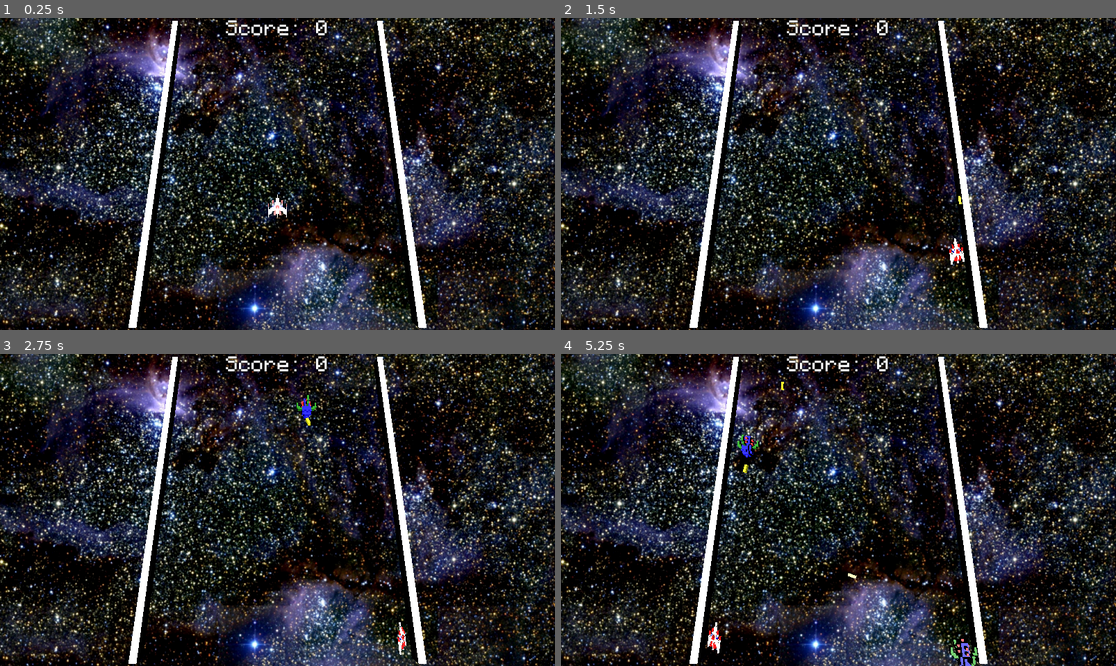
Above: before the commit, frames 1-4 (two rows, left to right).
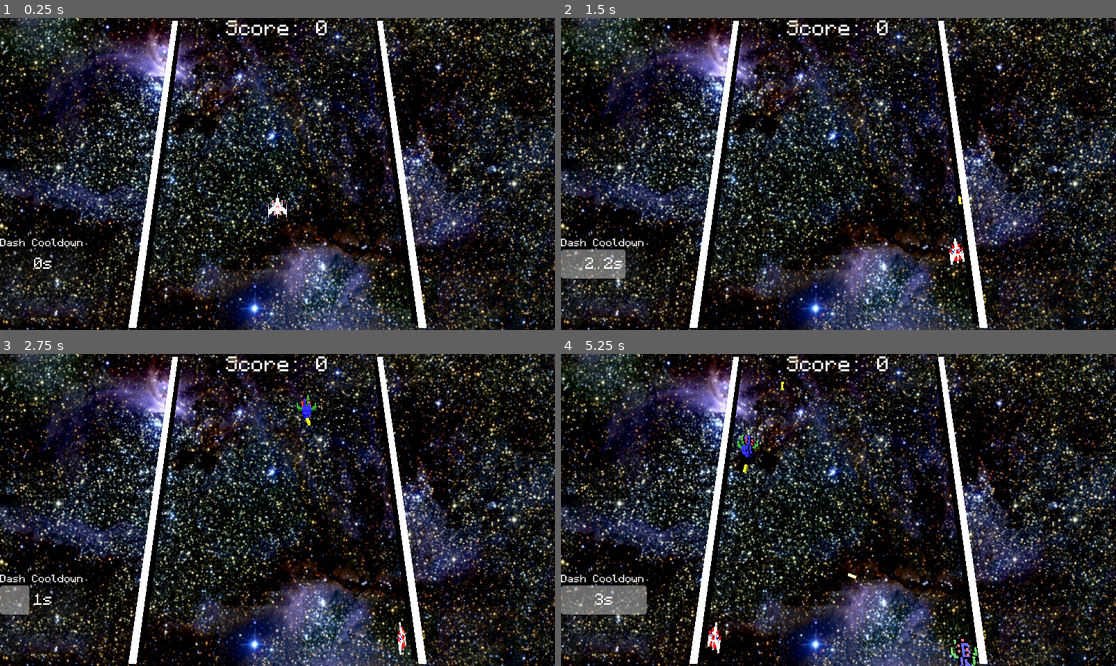
Above: after the commit, the same moments.

Repository: klayism/Galavious
Game: Godot game, scene res://Scenes/Main.tscn
The game is run twice, just before and just after one commit, with the same random seed, the same clock (stepped at 60 frames per second) and the same inputs.
Inputs:
- Up to frame 1 (0.25 s): no input
- Up to frame 2 (1.5 s): tap Enter at 0.5 s; hold D (right) 0.53-1.28 s; tap Shift (dash) at 0.6 s; hold S (down) from 1.28 s (still down); tap Space (fire) at 1.35 s
- Up to frame 3 (2.75 s): release S (down) at 2.03 s; hold D (right) from 2.03 s (still down); tap Shift (dash) at 2.1 s
- Up to frame 4 (5.25 s): release D (right) at 2.78 s; hold W (up) 2.78-3.53 s; tap Space (fire) at 2.85, 4.35 s; hold A (left) 3.53-5.03 s; tap Shift (dash) at 3.6, 5.1 s; hold S (down) from 5.03 s (still down)

The runs differ from the first frame. In frame 1, 0.3% of the frame differs, in the area x 0-16%, y 70-84%; in frame 2, 1.3%; in frame 3, 0.8%; in frame 4, 1.6%.

Commit message:
Centered more ui elements

Diff:
--- a/project/Code/Main.gd
+++ b/project/Code/Main.gd
@@ -9,7 +9,7 @@
 var enemy_instance6
 var enemycoolcount = 1
 var canShoot = true
-@onready var Game_over_visibility = $UI/Game_over_screen
+@onready var Game_over_visibility = $UI/GameOverText
 
 
 
@@ -45,7 +45,7 @@
 	if Input.is_action_just_pressed("locate"):
 		print($Player/Locator.global_position)
 	$UI/ProgressBar.value = ($Player/DashCooldown.time_left /  3)*100
-	$UI/Percentage.text = "[center]" + str(roundf(($Player/DashCooldown.time_left /  3)*30)/10) + "s"
+	$UI/ProgressBar/Percentage.text = "[center]" + str(roundf(($Player/DashCooldown.time_left /  3)*30)/10) + "s"
 	$UI/ScoreBoard.text = "[center]Score: " + str(GlobalVars.score)
 
 func _on_mob_spawn_timeout(): # there has got to be a better way to do this
@@ -245,7 +245,7 @@
 func _on_restart():
 	get_tree().call_group("ToReset","queue_free")
 	GlobalVars.enemyCount = 0
-	Game_over_visibility.visible = false
+	$UI/GameOverText.visible = false
 	fireholecount = 1
 	$Player.position = Vector3(0,0,0)
 	$MobSpawnTimer.stop()
--- a/project/Scenes/Game_over.tscn
+++ /dev/null
@@ -1,25 +0,0 @@
-[gd_scene load_steps=2 format=3 uid="uid://cqn53dkwlushq"]
-
-[ext_resource type="FontFile" uid="uid://cik3itsj706dl" path="res://Monocraft.otf" id="1_dvomg"]
-
-[node name="Control" type="Control"]
-visible = false
-layout_mode = 3
-anchors_preset = 15
-anchor_right = 1.0
-anchor_bottom = 1.0
-grow_horizontal = 2
-grow_vertical = 2
-
-[node name="RichTextLabel" type="RichTextLabel" parent="."]
-layout_mode = 1
-anchors_preset = -1
-anchor_right = 0.162
-anchor_bottom = 0.225
-offset_left = 529.0
-offset_top = 249.0
-offset_right = 1082.02
-offset_bottom = 232.2
-theme_override_fonts/normal_font = ExtResource("1_dvomg")
-theme_override_font_sizes/normal_font_size = 120
-text = "GAME OVER"
--- a/project/Scenes/Score.tscn
+++ b/project/Scenes/Score.tscn
@@ -1,8 +1,7 @@
-[gd_scene load_steps=4 format=3 uid="uid://ltxxlmstcipn"]
+[gd_scene load_steps=3 format=3 uid="uid://ltxxlmstcipn"]
 
 [ext_resource type="Script" path="res://Scenes/UI.gd" id="1_02l2s"]
 [ext_resource type="FontFile" uid="uid://cik3itsj706dl" path="res://Monocraft.otf" id="1_fu37o"]
-[ext_resource type="PackedScene" uid="uid://cqn53dkwlushq" path="res://Scenes/Game_over.tscn" id="2_1eeci"]
 
 [node name="Control" type="Control"]
 layout_mode = 3
@@ -13,58 +12,41 @@
 grow_vertical = 2
 script = ExtResource("1_02l2s")
 
-[node name="RichTextLabel2" type="RichTextLabel" parent="."]
-layout_mode = 1
-anchors_preset = -1
-anchor_left = 0.288
-anchor_right = 0.676
-anchor_bottom = 0.076
-offset_left = -551.96
-offset_top = 806.0
-offset_right = -869.384
-offset_bottom = 798.752
+[node name="ProgressBar" type="ProgressBar" parent="."]
+layout_mode = 2
+anchor_top = 0.593
+anchor_bottom = 1.0
+offset_top = 96.736
+offset_right = 180.0
+offset_bottom = -107.0
+value = 100.0
+show_percentage = false
+metadata/_edit_group_ = true
+
+[node name="Percentage" type="RichTextLabel" parent="ProgressBar"]
+texture_filter = 1
+layout_mode = 2
+offset_top = 13.0
+offset_right = 180.0
+offset_bottom = 47.0
+theme_override_fonts/normal_font = ExtResource("1_fu37o")
+theme_override_font_sizes/normal_font_size = 30
+bbcode_enabled = true
+scroll_active = false
+deselect_on_focus_loss_enabled = false
+drag_and_drop_selection_enabled = false
+
+[node name="DashCooldowntext" type="RichTextLabel" parent="ProgressBar"]
+layout_mode = 2
+offset_top = -25.0
+offset_right = 178.0
+offset_bottom = -2.0
 theme_override_fonts/normal_font = ExtResource("1_fu37o")
 theme_override_font_sizes/normal_font_size = 20
 text = "Dash Cooldown"
 fit_content = true
 scroll_active = false
 shortcut_keys_enabled = false
-
-[node name="ProgressBar" type="ProgressBar" parent="."]
-layout_mode = 0
-offset_top = 827.0
-offset_right = 182.0
-offset_bottom = 903.0
-value = 100.0
-show_percentage = false
-
-[node name="Percentage" type="RichTextLabel" parent="."]
-texture_filter = 1
-layout_mode = 0
-offset_left = 1.0
-offset_top = 842.0
-offset_right = 91.0
-offset_bottom = 865.0
-scale = Vector2(2, 2)
-theme_override_fonts/normal_font = ExtResource("1_fu37o")
-theme_override_font_sizes/normal_font_size = 20
-bbcode_enabled = true
-scroll_active = false
-deselect_on_focus_loss_enabled = false
-drag_and_drop_selection_enabled = false
-
-[node name="Game_over_screen" parent="." instance=ExtResource("2_1eeci")]
-layout_mode = 1
-
-[node name="Restart" type="Button" parent="Game_over_screen"]
-layout_mode = 0
-offset_left = 755.0
-offset_top = 542.0
-offset_right = 971.0
-offset_bottom = 626.0
-theme_override_fonts/font = ExtResource("1_fu37o")
-theme_override_font_sizes/font_size = 30
-text = "START OVER"
 
 [node name="ScoreBoard" type="RichTextLabel" parent="."]
 layout_mode = 1
@@ -84,4 +66,40 @@
 scroll_active = false
 shortcut_keys_enabled = false
 
-[connection signal="pressed" from="Game_over_screen/Restart" to="." method="_on_restart_pressed"]
+[node name="GameOverText" type="RichTextLabel" parent="."]
+visible = false
+layout_mode = 1
+anchors_preset = 8
+anchor_left = 0.5
+anchor_top = 0.5
+anchor_right = 0.5
+anchor_bottom = 0.5
+offset_left = -359.0
+offset_top = -170.0
+offset_right = 368.0
+offset_bottom = 78.0
+grow_horizontal = 2
+grow_vertical = 2
+theme_override_fonts/normal_font = ExtResource("1_fu37o")
+theme_override_font_sizes/normal_font_size = 120
+bbcode_enabled = true
+text = "[center]GAME OVER"
+
+[node name="Restart" type="Button" parent="GameOverText"]
+layout_mode = 1
+anchors_preset = 7
+anchor_left = 0.5
+anchor_top = 1.0
+anchor_right = 0.5
+anchor_bottom = 1.0
+offset_left = -105.5
+offset_top = -121.0
+offset_right = 110.5
+offset_bottom = -37.0
+grow_horizontal = 2
+grow_vertical = 0
+theme_override_fonts/font = ExtResource("1_fu37o")
+theme_override_font_sizes/font_size = 30
+text = "START OVER"
+
+[connection signal="pressed" from="GameOverText/Restart" to="." method="_on_restart_pressed"]
Not shown, changed: Build/Web/index.html
Not shown, changed: Build/Web/index.pck
